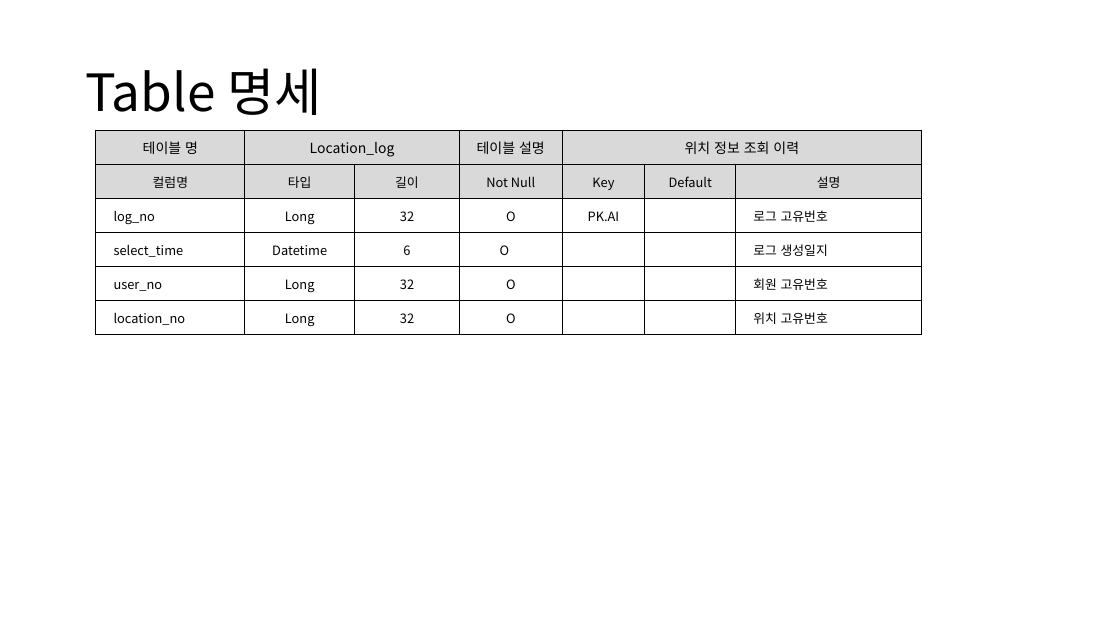
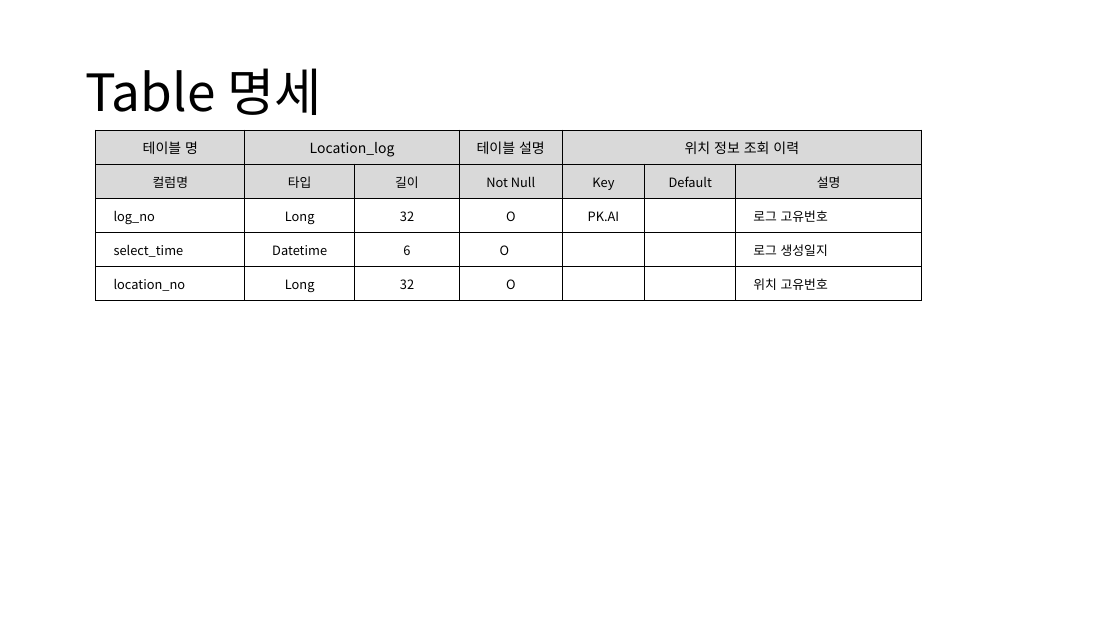
Before and after one commit to sujidaddy/workspace_miniproject, a slide deck: slide 52 of 미니프로젝트계획서제출용.pptx. Drawn at 1120x630 pixels with LibreOffice and Linux fonts; fonts in the diff are those of the drawing. Boxes give left, top, right and bottom in pixels: in the first picture for what was removed or moved away, otherwise in the second. Text is boxed around its words. In the diff, an @@ line names an element or a change of style, - is before the commit and + after.

```diff
--- a/미니프로젝트계획서제출용.pptx
+++ b/미니프로젝트계획서제출용.pptx
@@ table at [96, 130, 923, 301] @@
-row 5: user_no | Long | 32 | O |  |  | 회원 고유번호
```
Also in this commit, not shown: 5 other slides changed, 1 slide added, 11 other files.
